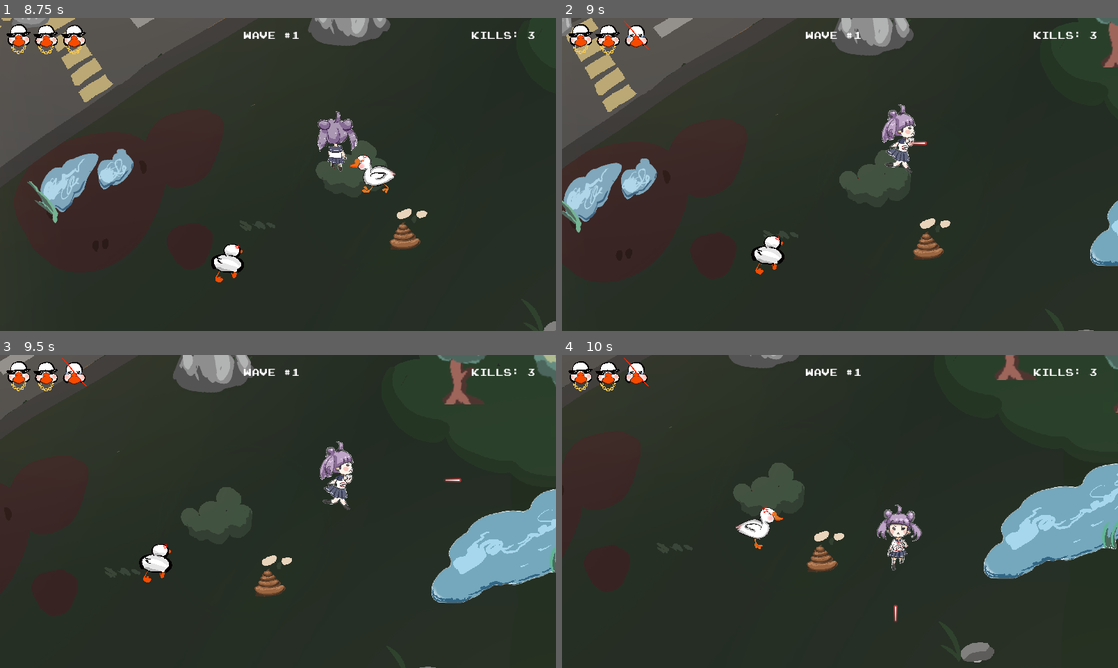
Above: before the commit, frames 1-4 (two rows, left to right).
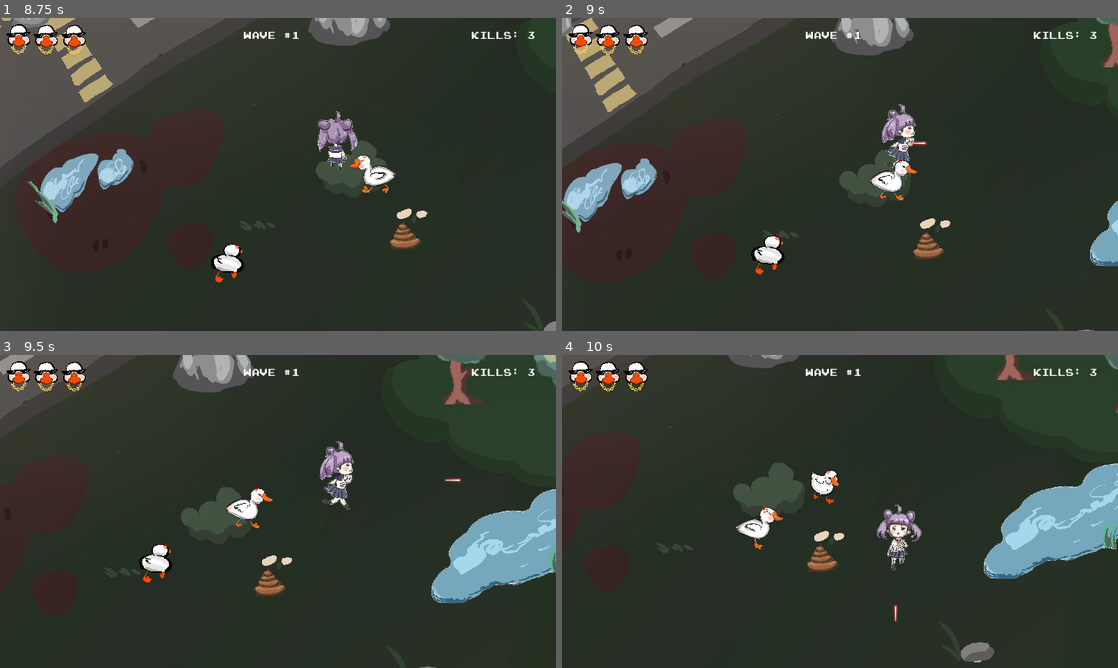
Above: after the commit, the same moments.

Repository: RiadMefti/hackaton-game
Game: Godot game, scene res://GameMenu/menu.tscn
The game is run twice, just before and just after one commit, with the same random seed, the same clock (stepped at 60 frames per second) and the same inputs.
Inputs:
- Up to frame 1 (8.75 s): click "Play" at 0.5 s; click "Start game" at 1.25 s; tap Enter (ui_accept) at 2, 2.27, 3.02, 4.52, 5.27, 6.02, 7.52, 8.27 s; hold D (move_right) 2.03-2.78 s; tap Space (shoot) every 0.75 s from 2.1 to 8.1 s; hold S (move_down) 2.78-3.53 s; hold D (move_right) 3.53-4.28 s; hold W (move_up) 4.28-5.03 s; hold A (move_left) 5.03-6.53 s; hold S (move_down) 6.53-7.28 s; hold D (move_right) 7.28-8.03 s; hold W (move_up) from 8.03 s (still down)
- Up to frame 2 (9 s): release W (move_up) at 8.78 s; hold D (move_right) from 8.78 s (still down); tap Space (shoot) at 8.85 s
- Up to frame 3 (9.5 s): keep holding D (move_right); tap Enter (ui_accept) at 9.02 s
- Up to frame 4 (10 s): release D (move_right) at 9.53 s; hold S (move_down) from 9.53 s (still down); tap Space (shoot) at 9.6 s

Frame 1 is identical in both runs. In frame 2, 0.5% of the frame differs, in the area x 11-64%, y 0-59%; in frame 3, 0.5%; in frame 4, 0.4%.

Commit message:
new updated graphics

Diff:
--- a/scenes/enemy.tscn
+++ b/scenes/enemy.tscn
@@ -176,7 +176,7 @@
 [sub_resource type="CircleShape2D" id="CircleShape2D_aiylu"]
 radius = 180.178
 
-[node name="enemy" type="CharacterBody2D" groups=["enemies"]]
+[node name="enemy" type="CharacterBody2D"]
 scale = Vector2(0.25, 0.25)
 script = ExtResource("1_udqx1")
 
Binary file added: assets/new mc/back_walk.png
Binary file added: assets/new mc/cry.png
Binary file added: assets/new mc/front_walk.png
Binary file added: assets/new mc/side_walk1.png
Binary file added: assets/new mc/side_walk2.png
Not shown: 1 places in scenes/level.tscn that only renumber resources
